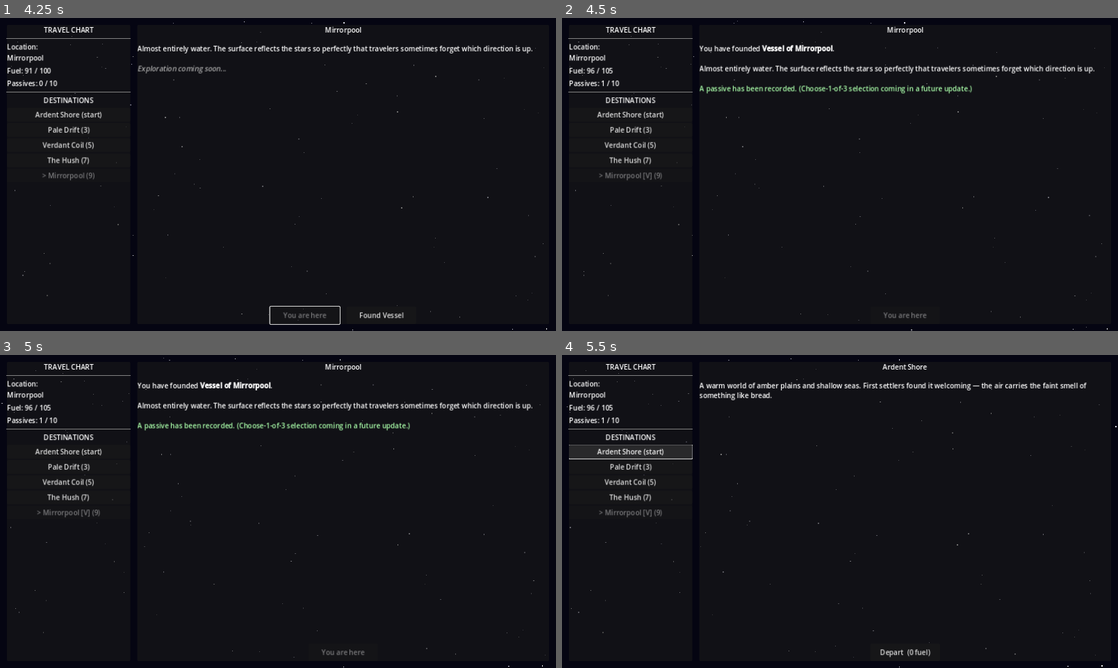
Above: before the commit, frames 1-4 (two rows, left to right).
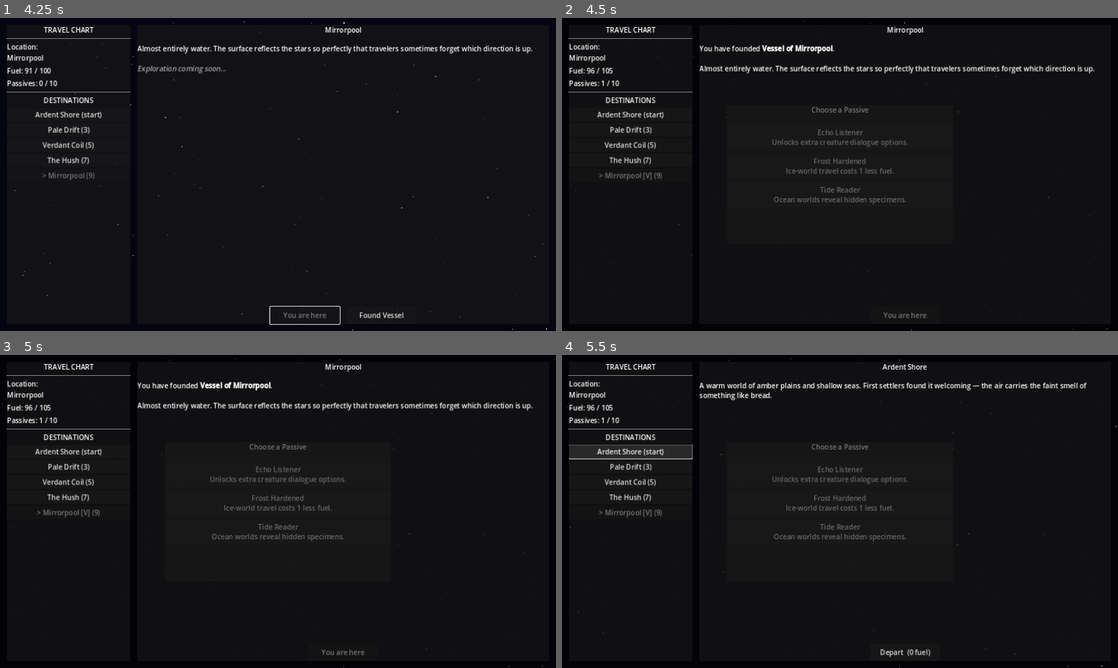
Above: after the commit, the same moments.

Repository: ColdTie/Metanoia-Vessel-2D
Game: Godot game, scene res://scenes/travel/travel_screen.tscn
The game is run twice, just before and just after one commit, with the same random seed, the same clock (stepped at 60 frames per second) and the same inputs.
Inputs:
- Up to frame 1 (4.25 s): click "Pale Drift (3)" at 0.5 s; click "Verdant Coil (5)" at 1.25 s; click "The Hush (7)" at 2 s; click "Mirrorpool (9)" at 2.75 s; click "Depart (9 fuel)" at 3.5 s
- Up to frame 2 (4.5 s): click "Found Vessel" at 4.25 s
- Up to frame 3 (5 s): no input
- Up to frame 4 (5.5 s): click "Ardent Shore (start)" at 5 s

Frame 1 is identical in both runs. In frame 2, 1.6% of the frame differs, in the area x 1-99%, y 0-100%; in frame 3, 1.6%; in frame 4, 1.0%.

Commit message:
feat: choose-1-of-3 passive selection on settling
Founding Bonus is still granted directly on first settlement; every
settlement now also draws 3 random unowned passives from
GameState.PASSIVE_POOL and lets the player pick one via a new
scenes/ui/passive_select.tscn popup. Draw shrinks gracefully once the
pool runs low (only 5 passives defined for 5 worlds v1).

Co-Authored-By: Claude Sonnet 5 <noreply@anthropic.com>
Claude-Session: https://claude.ai/code/session_01SDZwpE8ngmZ6a4UEFM6eYD

Diff:
--- /dev/null
+++ b/scenes/ui/passive_select.tscn
@@ -0,0 +1,6 @@
+[gd_scene load_steps=2 format=3 uid="uid://cpassiveselect1"]
+
+[ext_resource type="Script" path="res://scripts/ui/passive_select.gd" id="1_passive_select"]
+
+[node name="PassiveSelect" type="Control"]
+script = ExtResource("1_passive_select")
--- a/scripts/autoloads/game_state.gd
+++ b/scripts/autoloads/game_state.gd
@@ -15,6 +15,36 @@
 # World catalog — initialized in _ready(); mutated when worlds are settled.
 # Each entry: {id, name, type, description, settled, vessel_name, distance, specimens}
 var world_catalog: Array = []
+
+# Passive roster (see design/systems.md). founding_bonus is granted directly
+# on first settlement, not drawn — it isn't included in the pool below.
+const PASSIVE_POOL: Array = [
+	{
+		"id": "root_knowledge",
+		"name": "Root Knowledge",
+		"desc": "Jungle worlds yield extra specimens.",
+	},
+	{
+		"id": "echo_listener",
+		"name": "Echo Listener",
+		"desc": "Unlocks extra creature dialogue options.",
+	},
+	{
+		"id": "frost_hardened",
+		"name": "Frost Hardened",
+		"desc": "Ice-world travel costs 1 less fuel.",
+	},
+	{
+		"id": "tide_reader",
+		"name": "Tide Reader",
+		"desc": "Ocean worlds reveal hidden specimens.",
+	},
+	{
+		"id": "dust_walker",
+		"name": "Dust Walker",
+		"desc": "Desert worlds never trigger forced combat.",
+	},
+]
 
 signal world_changed(new_world: String)
 signal passive_gained(passive: Dictionary)
@@ -143,3 +173,17 @@
 
 func refuel(amount: int) -> void:
 	fuel = min(fuel + amount, max_fuel)
+
+
+func draw_passive_choices(count: int = 3) -> Array:
+	var owned_ids: Array = []
+	for p in passives:
+		owned_ids.append(p.get("id", ""))
+
+	var available: Array = []
+	for candidate in PASSIVE_POOL:
+		if not owned_ids.has(candidate["id"]):
+			available.append(candidate.duplicate())
+
+	available.shuffle()
+	return available.slice(0, min(count, available.size()))
--- a/scripts/travel/travel_screen.gd
+++ b/scripts/travel/travel_screen.gd
@@ -7,6 +7,8 @@
 const STAR_SPEEDS: Array = [12.0, 28.0, 55.0]
 const STAR_COUNTS: Array = [120, 70, 35]
 const STAR_SPAN_W: float = 2560.0   # double viewport width for seamless wrap
+
+const PassiveSelectScene := preload("res://scenes/ui/passive_select.tscn")
 
 var _star_layers: Array = []
 var _star_root: Node2D
@@ -287,18 +289,20 @@
 	if world.get("settled", false):
 		return
 
+	var is_first_settlement := GameState.passives.is_empty()
+
 	world["settled"] = true
 	world["vessel_name"] = "Vessel of " + world["name"]
 
-	# Grant the founding passive (choose-1-of-3 UI is TODO)
-	GameState.add_passive({
-		"id": "founding_bonus",
-		"name": "Founding Bonus",
-		"desc": "The act of founding grants clarity. +5 max fuel.",
-		"source": world["name"],
-	})
-	GameState.max_fuel += 5
-	GameState.refuel(5)
+	if is_first_settlement:
+		GameState.add_passive({
+			"id": "founding_bonus",
+			"name": "Founding Bonus",
+			"desc": "The act of founding grants clarity. +5 max fuel.",
+			"source": world["name"],
+		})
+		GameState.max_fuel += 5
+		GameState.refuel(5)
 
 	_settle_button.visible = false
 	_populate_destinations()
@@ -306,10 +310,27 @@
 
 	_world_desc_label.text = \
 		"You have founded [b]" + world["vessel_name"] + "[/b].\n\n" \
-		+ world.get("description", "") \
-		+ "\n\n[color=#aaffaa]A passive has been recorded. " \
-		+ "(Choose-1-of-3 selection coming in a future update.)[/color]"
-
+		+ world.get("description", "")
+
+	var choices := GameState.draw_passive_choices(3)
+	if choices.is_empty():
+		SaveLoad.save_game()
+		return
+
+	var popup := PassiveSelectScene.instantiate()
+	add_child(popup)
+	popup.setup(choices)
+	popup.passive_chosen.connect(func(passive: Dictionary):
+		_on_passive_chosen(passive, world["name"])
+	)
+
+
+func _on_passive_chosen(passive: Dictionary, source_world_name: String) -> void:
+	passive["source"] = source_world_name
+	GameState.add_passive(passive)
+	_refresh_status()
+	_world_desc_label.text += \
+		"\n\n[color=#aaffaa]Passive gained: " + passive.get("name", "") + "[/color]"
 	SaveLoad.save_game()
 
 
--- /dev/null
+++ b/scripts/ui/passive_select.gd
@@ -0,0 +1,57 @@
+extends Control
+
+# Choose-1-of-3 passive reward popup. Instantiate, call setup(choices), add
+# to the scene tree, then wait for passive_chosen before freeing the caller's
+# reference (the popup frees itself after emitting).
+
+signal passive_chosen(passive: Dictionary)
+
+var _choices: Array = []
+
+
+func setup(choices: Array) -> void:
+	_choices = choices
+	_build_ui()
+
+
+func _build_ui() -> void:
+	set_anchors_and_offsets_preset(Control.PRESET_FULL_RECT)
+	mouse_filter = Control.MOUSE_FILTER_STOP
+
+	var dim := ColorRect.new()
+	dim.set_anchors_and_offsets_preset(Control.PRESET_FULL_RECT)
+	dim.color = Color(0.0, 0.0, 0.0, 0.6)
+	add_child(dim)
+
+	var panel := PanelContainer.new()
+	panel.set_anchors_preset(Control.PRESET_CENTER)
+	add_child(panel)
+
+	var vbox := VBoxContainer.new()
+	vbox.add_theme_constant_override("separation", 10)
+	panel.add_child(vbox)
+
+	var title := Label.new()
+	title.text = "Choose a Passive"
+	title.horizontal_alignment = HORIZONTAL_ALIGNMENT_CENTER
+	vbox.add_child(title)
+	vbox.add_child(HSeparator.new())
+
+	for passive in _choices:
+		var btn := Button.new()
+		btn.text = "%s\n%s" % [passive.get("name", ""), passive.get("desc", "")]
+		btn.custom_minimum_size = Vector2(0.0, 56.0)
+		var chosen: Dictionary = passive
+		btn.pressed.connect(func(): _on_choice_pressed(chosen))
+		vbox.add_child(btn)
+
+	# Center the panel manually since PRESET_CENTER only sets anchors.
+	panel.set_offset(SIDE_LEFT, -260.0)
+	panel.set_offset(SIDE_RIGHT, 260.0)
+	panel.set_offset(SIDE_TOP, -160.0)
+	panel.set_offset(SIDE_BOTTOM, 160.0)
+
+
+func _on_choice_pressed(passive: Dictionary) -> void:
+	passive_chosen.emit(passive)
+	queue_free()
Not shown, changed: design/content-log.md
Not shown, changed: design/systems.md
